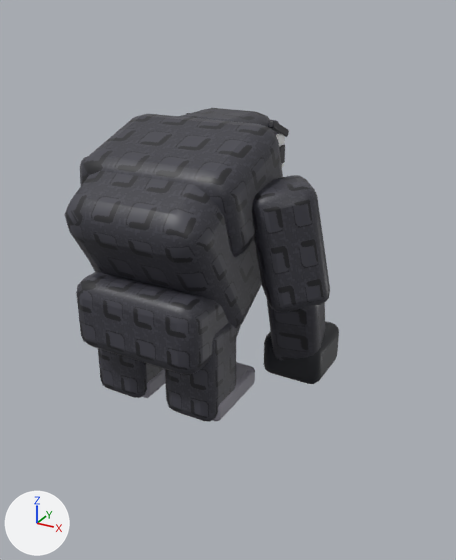
What one commit did to the glTF model models/CannonTame/Animals/04_Jungle/Gorilla/Gorilla.glb.
The view is the same before and after, from a 50 mm camera at (4.35, -6.99, 3.21) aimed at (0.16, 0.64, -0.6). Arrows for +X, +Y and +Z are at lower left; the lights stay in place. The picture after the commit comes second. Vertices at exactly the same position are counted once.

Script lines for the objects in view, before the commit:
```python
me_gorilla = bpy.data.meshes.new('Gorilla')
me_gorilla.from_pydata(...)  # 3384 vertices, 6672 faces; spans x -1.98..1.98, y -1.63..1.63, z -1.83..1.83
me_gorilla.materials.append(mat_gorilla_mat)  # picture img_gorilla_texture
ob_gorilla = bpy.data.objects.new('Gorilla', me_gorilla)
ob_gorilla.location = (0.0, 0.0, 0.0)
```
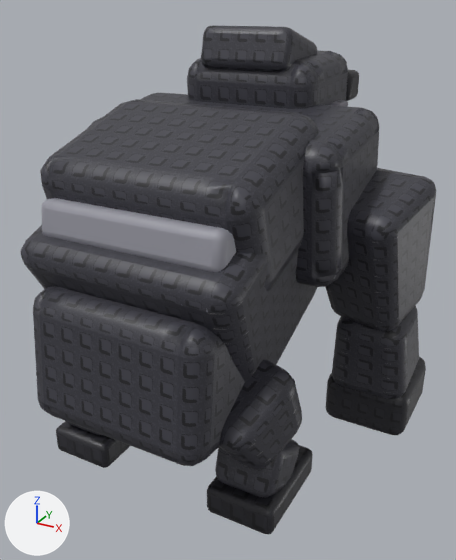
What differs and where, as boxes [x1, y1, x2, y2] in the pictures (456 x 560 px):
'Gorilla', reshaped (31% wider, 19% taller)
    before: [65, 108, 339, 422]
    after: [20, 93, 379, 466]
'Gorilla_Arm_R', added
    after: [326, 168, 436, 435]
'Gorilla_Leg_R', added
    after: [207, 359, 313, 535]
'Gorilla_Head', added
    after: [187, 25, 359, 109]
'Gorilla_Leg_L', added
    after: [56, 421, 130, 468]
part 1 of me_gorilla, rebuilt
    before: [65, 171, 262, 330]
    after: [20, 225, 317, 382]
part 2 of me_gorilla, rebuilt (38% wider, 33% taller)
    before: [81, 113, 283, 258]
    after: [40, 99, 319, 292]
part 3 of me_gorilla, added
    after: [88, 93, 379, 287]
part 4 of me_gorilla, added
    after: [33, 286, 245, 466]
part 5 of me_gorilla, added
    after: [42, 198, 236, 272]
part 6 of me_gorilla, deleted
    before: [98, 113, 339, 422]
part 7 of me_gorilla, deleted
    before: [76, 108, 330, 375]

The change in detail:
me_gorilla is used by ob_gorilla; location (0.0, 0.0, 0.0).
me_gorilla had 3384 vertices, 6672 faces and spanned x -1.98..1.98, y -1.63..1.63, z -1.83..1.83.
me_gorilla now has 3686 vertices, 7348 faces and spans x -1.95..1.95, y -2.15..2.15, z -1.96..1.96.
me_gorilla part 1: the loose piece of 266 vertices spanning x -1.0..1.0, y -1.63..0.55, z -0.83..1.58 is rebuilt with 954 vertices and now spans x -1.55..1.55, y -1.85..1.61, z -1.8..1.51.
me_gorilla part 2: the loose piece of 214 vertices spanning x -1.12..1.12, y -1.1..0.63, z 0.33..1.83 is rebuilt with 603 vertices and now spans x -1.55..1.55, y -1.4..1.01, z -0.05..1.96.
me_gorilla part 3: a new loose piece of 838 vertices spanning x -1.95..1.95, y -0.04..2.15, z -0.29..1.9, in mat_gorilla_mat (picture img_gorilla_texture).
me_gorilla part 4: a new loose piece of 567 vertices spanning x -1.3..1.3, y -2.15..-0.24, z -1.96..-0.04, in mat_gorilla_mat (picture img_gorilla_texture).
me_gorilla part 5: a new loose piece of 392 vertices spanning x -1.3..1.3, y -1.61..0.02, z 0.3..1.0, in mat_gorilla_mat (picture img_gorilla_texture).
me_gorilla part 6: 15 loose pieces with 1756 vertices, spanning x -1.83..1.83, y -1.23..1.63, z -1.83..1.74, are deleted.
me_gorilla part 7: 1148 vertices removed from x -1.98..1.98, y -1.59..1.34, z -1.69..1.83.
Other edits to the shape of me_gorilla do not show in these pictures.
Mesh me_gorilla_leg_r is new.
It has 684 vertices, 1356 faces and spans x 0.49..1.89, y -1.66..0.21, z -3.2..-0.96.
It uses material mat_gorilla_mat (picture img_gorilla_texture).
Mesh me_gorilla_leg_l is new.
It has 686 vertices, 1360 faces and spans x -1.89..-0.49, y -1.66..0.21, z -3.2..-0.96.
It uses material mat_gorilla_mat (picture img_gorilla_texture).
Mesh me_gorilla_head is new.
It has 2456 vertices, 4856 faces and spans x -1.2..1.2, y 1.28..3.71, z 0.51..2.91.
It uses material mat_gorilla_mat (picture img_gorilla_texture).
Mesh me_gorilla_arm_r is new.
It has 1360 vertices, 2696 faces and spans x 1.22..2.83, y 0.48..3.09, z -3.2..1.05.
It uses material mat_gorilla_mat (picture img_gorilla_texture).
Object 'Gorilla_Leg_R' (ob_gorilla_leg_r) is new; it shows me_gorilla_leg_r.
Its location is (0.0, 0.0, 0.0).
Object 'Gorilla_Leg_L' (ob_gorilla_leg_l) is new; it shows me_gorilla_leg_l.
Its location is (0.0, 0.0, 0.0).
Object 'Gorilla_Head' (ob_gorilla_head) is new; it shows me_gorilla_head.
Its location is (0.0, 0.0, 0.0).
Object 'Gorilla_Arm_R' (ob_gorilla_arm_r) is new; it shows me_gorilla_arm_r.
Its location is (0.0, 0.0, 0.0).
